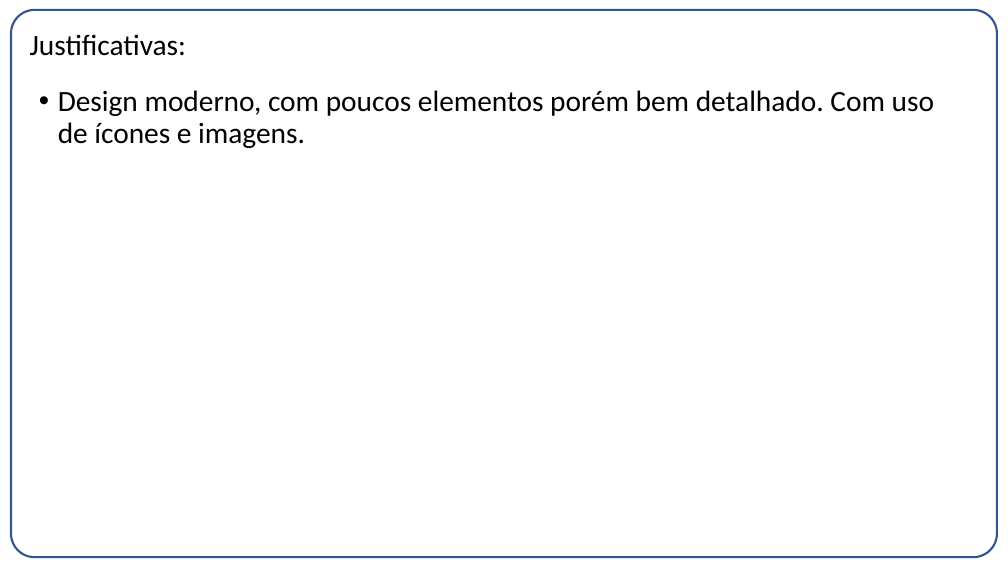
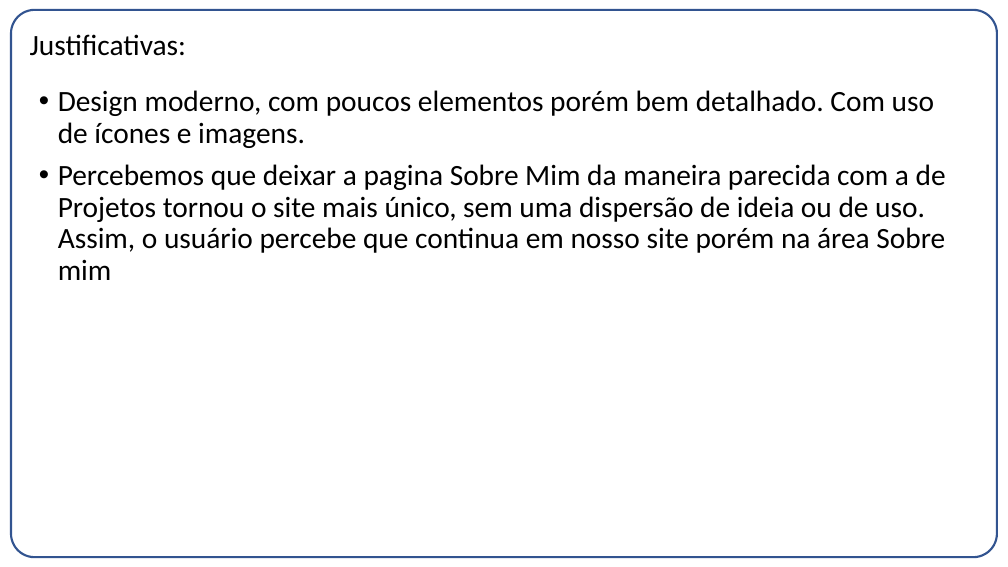
Before and after one commit to betofr1/co-design, a slide deck: slide 7 of Projeto 1/Entrega02.pptx. Drawn at 1008x567 pixels with LibreOffice and Linux fonts; fonts in the diff are those of the drawing. Boxes give left, top, right and bottom in pixels: in the first picture for what was removed or moved away, otherwise in the second. Text is boxed around its words. In the diff, an @@ line names an element or a change of style, - is before the commit and + after.

```diff
--- a/Projeto 1/Entrega02.pptx
+++ b/Projeto 1/Entrega02.pptx
@@ text at (58, 164, 946, 280): paragraph added @@
+• Percebemos que deixar a pagina Sobre Mim da maneira parecida com a de Projetos tornou o site mais único, sem uma dispersão de ideia ou de uso. Assim, o usuário percebe que continua em nosso site porém na área Sobre mim
```
Also in this commit, not shown: 2 other slides changed, 3 slides removed, 2 other files.
